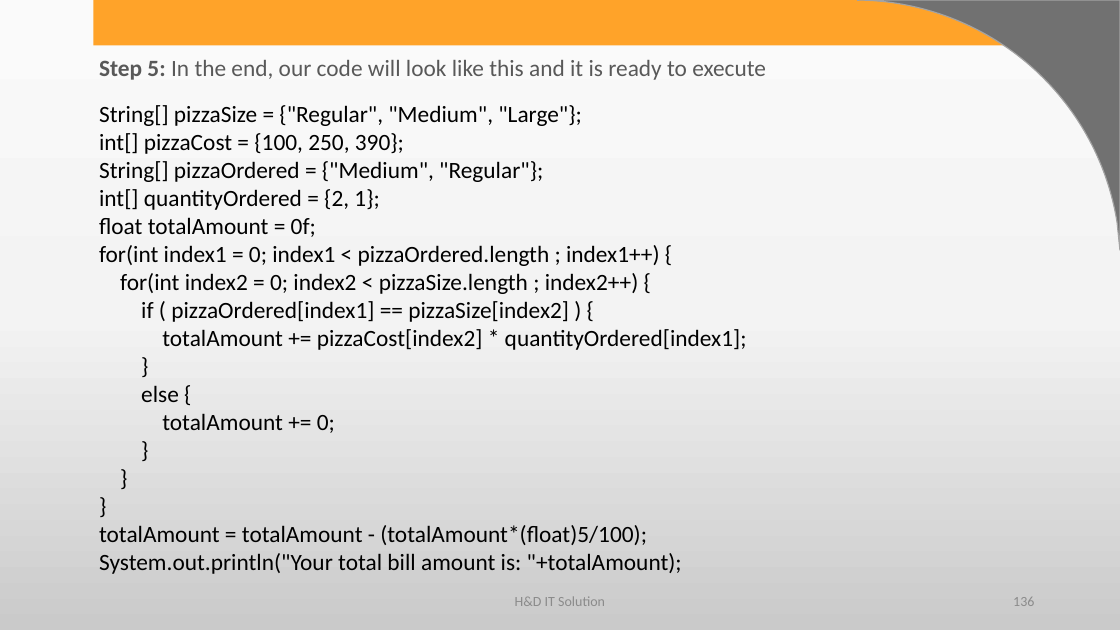
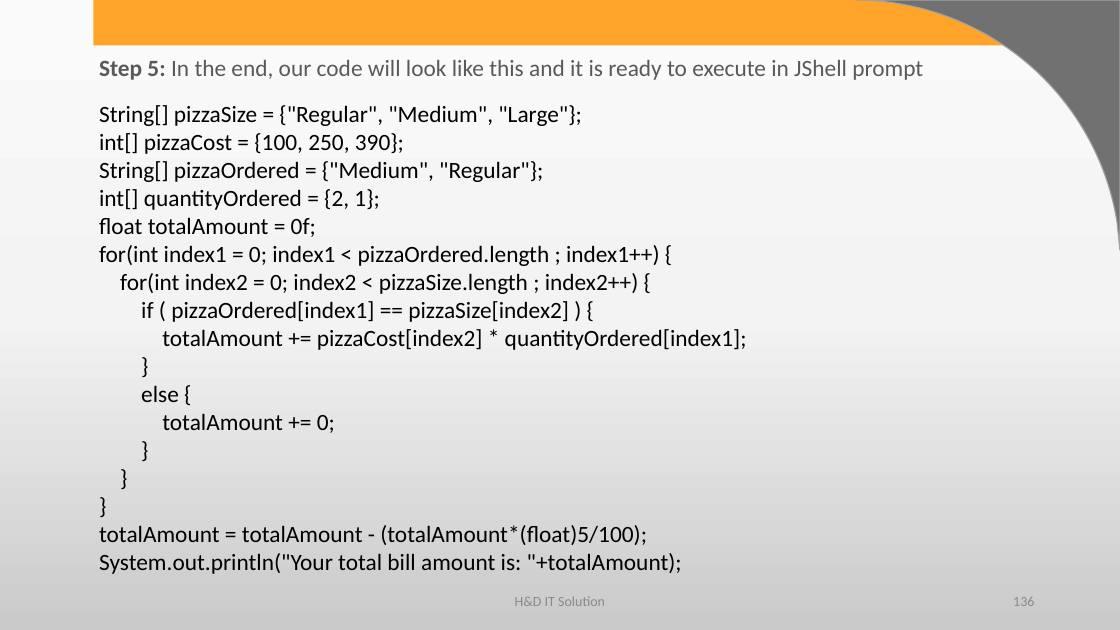
Before and after one commit to harshadasawant/infinite_code, a slide deck: slide 136 of ppt/JAVA syllabus.pptx. Drawn at 1120x630 pixels with LibreOffice and Linux fonts; fonts in the diff are those of the drawing; background and template pictures are left out. Boxes give left, top, right and bottom in pixels: in the first picture for what was removed or moved away, otherwise in the second. Text is boxed around its words. In the diff, an @@ line names an element or a change of style, - is before the commit and + after.

```diff
--- a/ppt/JAVA syllabus.pptx
+++ b/ppt/JAVA syllabus.pptx
@@ text at (99, 60, 923, 80): text changed @@
-Step 5: In the end, our code will look like this and it is ready to execute
+Step 5: In the end, our code will look like this and it is ready to execute in JShell prompt
```
Also in this commit, not shown: 3 other slides changed, 130 slides added, 2 other files.
